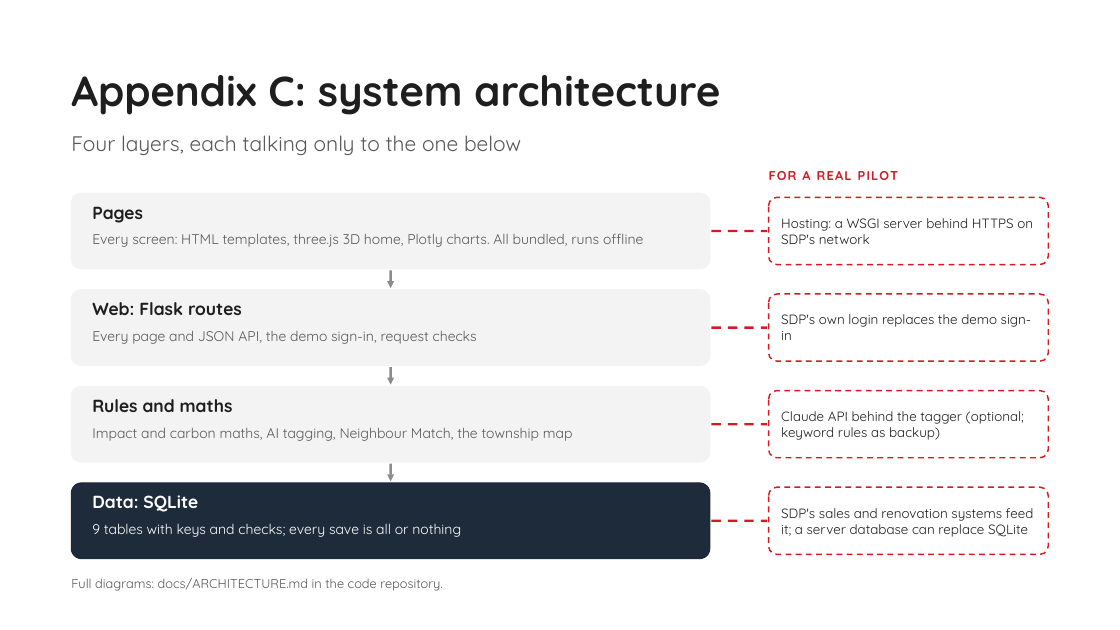
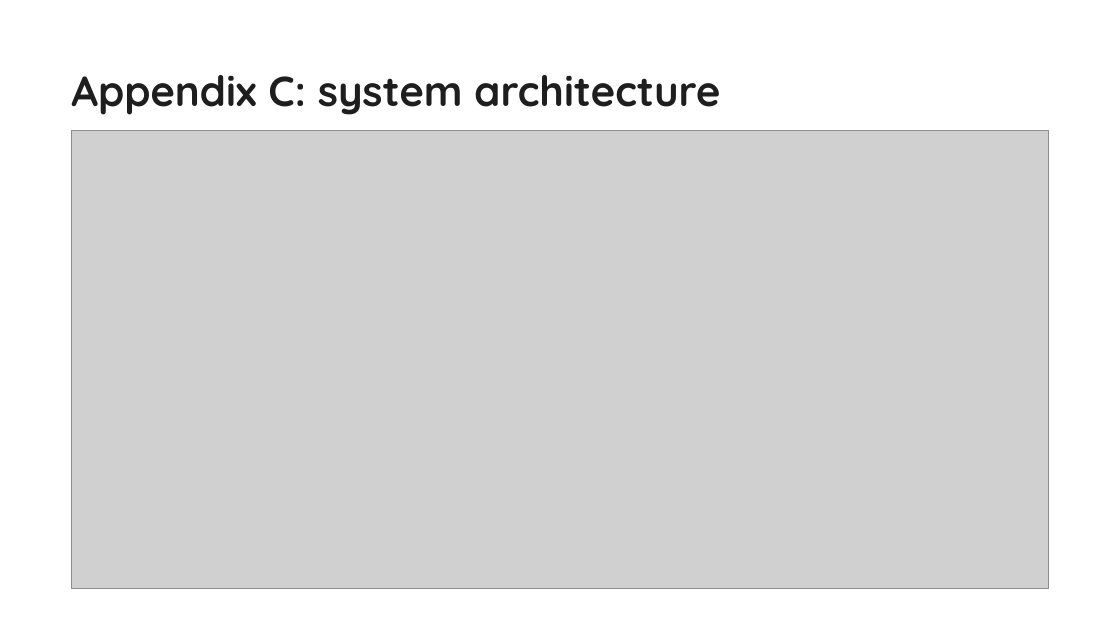
Before and after one commit to Jayden-Jarred/Sime-Darby-Hackathon, a slide deck: slide 16 of docs/Right-Fit-Homes-Pitch.pptx. Drawn at 1120x630 pixels with LibreOffice and Linux fonts; fonts in the diff are those of the drawing; grey boxes stand for pictures; background and template pictures are left out. Boxes give left, top, right and bottom in pixels: in the first picture for what was removed or moved away, otherwise in the second. Text is boxed around its words. In the diff, an @@ line names an element or a change of style, - is before the commit and + after.

Commit message:
Pitch deck on the SDP hackathon template: 10 main slides and an appendix
Appendix C is now the architecture picture with each technology's logo, instead of plain boxes.

```diff
--- a/docs/Right-Fit-Homes-Pitch.pptx
+++ b/docs/Right-Fit-Homes-Pitch.pptx
@@ text removed at box(71, 135, 521, 155) @@
-Four layers, each talking only to the one below
@@ picture added at box(71, 130, 1049, 588) @@
@@ text removed at box(769, 171, 899, 180) @@
-FOR A REAL PILOT
@@ rounded rectangle removed at box(71, 193, 710, 269) @@
@@ text removed at box(92, 206, 143, 223) @@
-Pages
@@ rounded rectangle removed at box(769, 197, 1049, 265) @@
@@ text removed at box(92, 234, 643, 247) @@
-Every screen: HTML templates, three.js 3D home, Plotly charts. All bundled, runs offline
@@ line removed from (712, 231) to (767, 231) @@
@@ text removed at box(781, 218, 1033, 244) @@
-Hosting: a WSGI server behind HTTPS on SDP's network
@@ rounded rectangle removed at box(71, 290, 710, 365) @@
@@ arrow removed from (391, 271) to (391, 288) @@
@@ rounded rectangle removed at box(769, 294, 1049, 361) @@
@@ text removed at box(92, 302, 242, 315) @@
-Web: Flask routes
@@ line removed from (712, 328) to (767, 328) @@
@@ text removed at box(781, 314, 1031, 340) @@
-SDP's own login replaces the demo sign-in
@@ text removed at box(92, 331, 477, 344) @@
-Every page and JSON API, the demo sign-in, request checks
@@ rounded rectangle removed at box(71, 386, 710, 462) @@
@@ arrow removed from (391, 367) to (391, 385) @@
@@ text removed at box(92, 399, 233, 412) @@
-Rules and maths
@@ rounded rectangle removed at box(769, 391, 1049, 458) @@
@@ text removed at box(781, 411, 1024, 440) @@
-Claude API behind the tagger (optional; keyword rules as backup)
@@ text removed at box(92, 428, 573, 441) @@
-Impact and carbon maths, AI tagging, Neighbour Match, the township map
@@ line removed from (712, 424) to (767, 424) @@
@@ arrow removed from (391, 464) to (391, 481) @@
@@ rounded rectangle removed at box(71, 483, 710, 559) @@
@@ text removed at box(92, 495, 198, 512) @@
-Data: SQLite
@@ rounded rectangle removed at box(769, 487, 1049, 555) @@
@@ text removed at box(781, 508, 1034, 537) @@
-SDP's sales and renovation systems feed it; a server database can replace SQLite
@@ text removed at box(92, 523, 461, 537) @@
-9 tables with keys and checks; every save is all or nothing
@@ line removed from (712, 521) to (767, 521) @@
@@ text removed at box(71, 578, 443, 591) @@
-Full diagrams: docs/ARCHITECTURE.md in the code repository.
```
